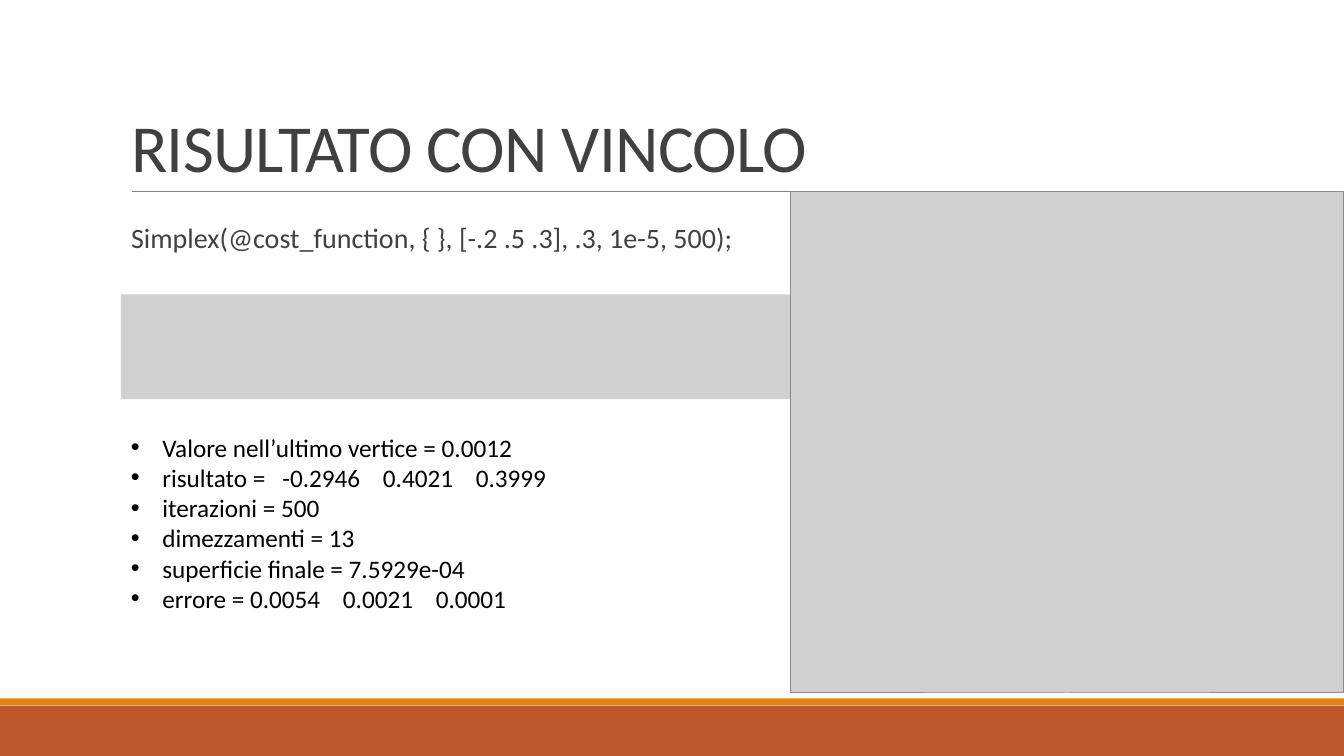
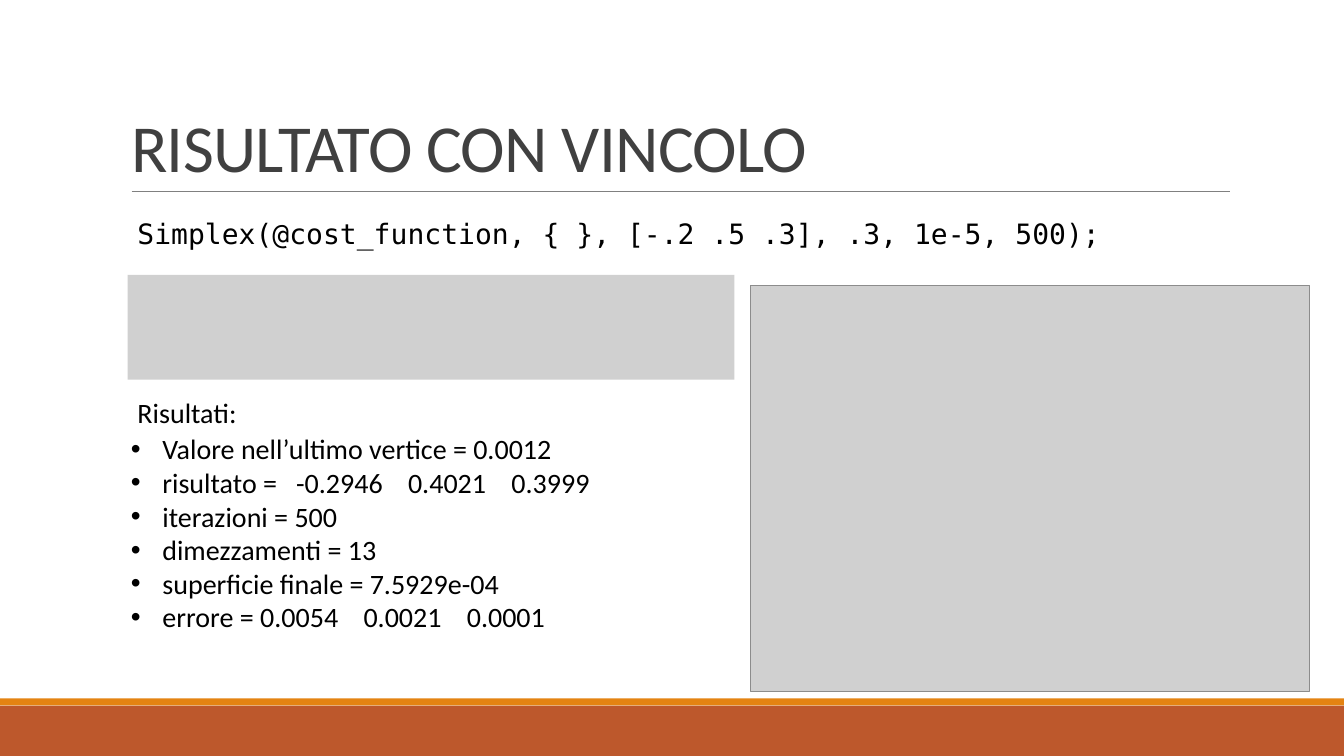
Before and after one commit to baldimario/Simplex, a slide deck: slide 14 of IDENTICAZIONE SISTEMA DI CARICHE PUNTIFORMI DA MISURE DI.pptx. Drawn at 1344x756 pixels with LibreOffice and Linux fonts; fonts in the diff are those of the drawing; grey boxes stand for pictures. Boxes give left, top, right and bottom in pixels: in the first picture for what was removed or moved away, otherwise in the second. Text is boxed around its words. In the diff, an @@ line names an element or a change of style, - is before the commit and + after.

```diff
--- a/IDENTICAZIONE SISTEMA DI CARICHE PUNTIFORMI DA MISURE DI.pptx
+++ b/IDENTICAZIONE SISTEMA DI CARICHE PUNTIFORMI DA MISURE DI.pptx
@@ text "Simplex(@cost_function, { }, [-.2 .5 ..." at (137,222,1099,250): font Calibri to DejaVu Sans Mono, text colour #404040 to #000000; bullet   to none; line spacing 0.9 to 1; less space between paragraphs @@
@@ picture: place and size @@
-picture at (121,294,1230,399)
+picture at (127,275,734,380)
@@ picture: place and size @@
-picture at (790,192,1344,694)
+picture at (750,285,1310,692)
@@ text added at (137,403,236,424), 20 pt, text #000000 @@
+Risultati:
@@ text "Valore nell’ultimo vertice = 0.0012" at (162,439,589,628): size 18 to 20 pt @@
```
Also in this commit, not shown: 3 other slides changed.
